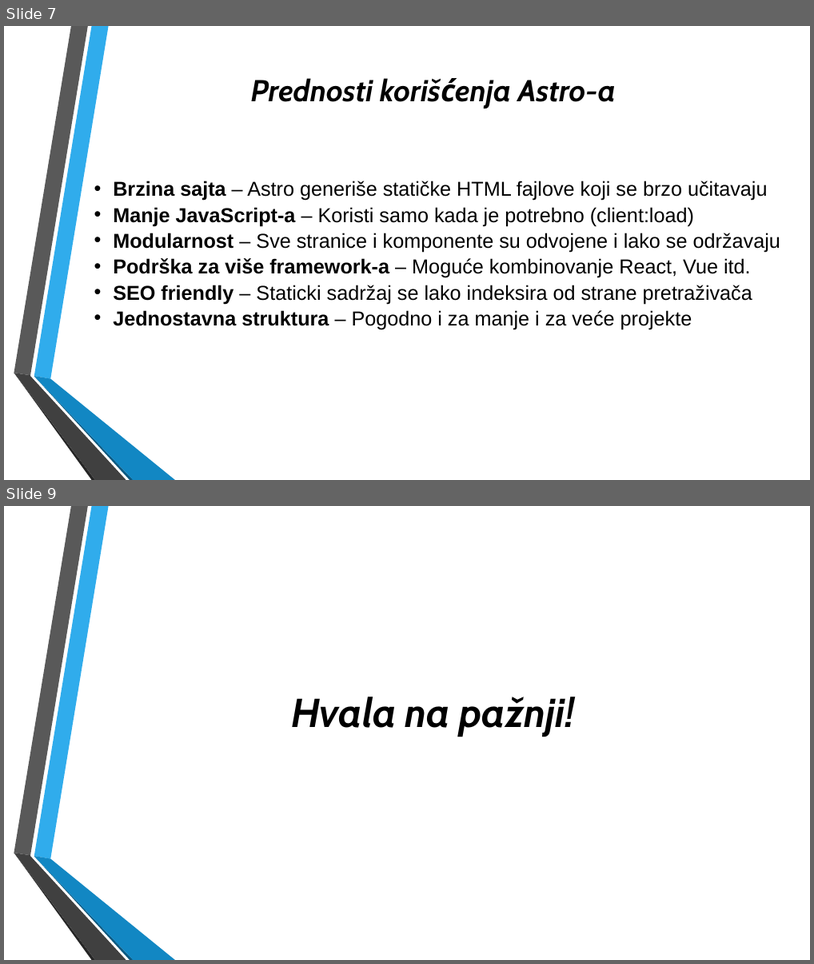
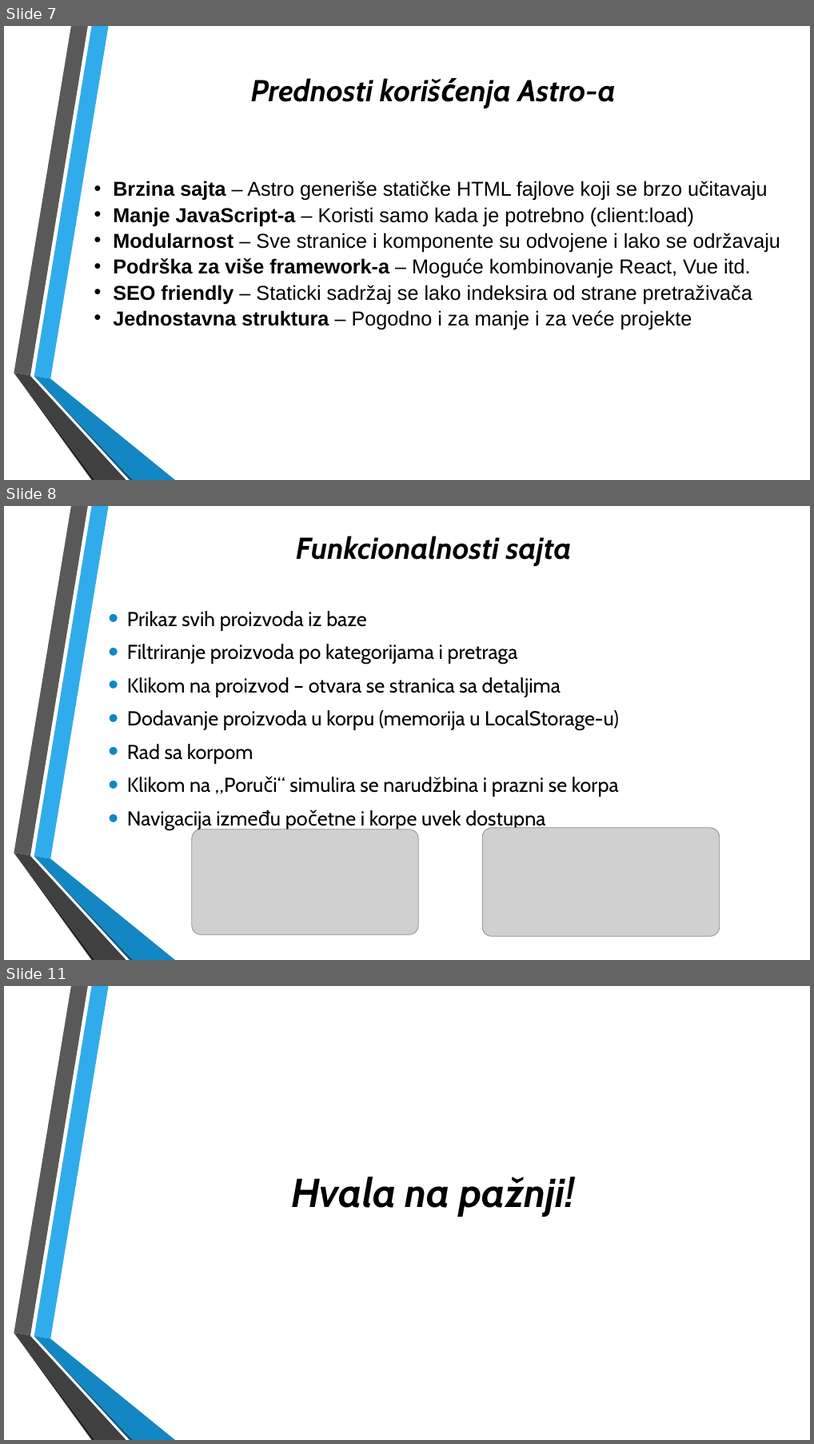
Before and after one commit to AleksaT205/TechStore, a slide deck: Prezentacija.pptx. Shown one above the other, each under a label of ours: slides 7 and 9 before the commit, slides 7, 8 and 11 after it; the slides between them are not shown. The pictures are 814x964 and 814x1444 pixels, drawn with LibreOffice and Linux fonts; fonts in the diff are those of the drawing; grey boxes stand for pictures; background and template pictures are left out. Boxes give left, top, right and bottom in pixels: in the first picture for what was removed or moved away, otherwise in the second. Text is boxed around its words. In the diff, an @@ line names an element or a change of style, - is before the commit and + after.

```diff
--- a/Prezentacija.pptx
+++ b/Prezentacija.pptx
@@ slide 8 added at bbox=[4, 506, 810, 960], background picture (left out); not listed: 6 template elements that a slide beside it also shows @@
@@ title added at bbox=[296, 536, 572, 566], 36 pt, text #000000, bold, italic @@
+Funkcionalnosti sajta
@@ text added at bbox=[127, 611, 619, 830], 24 pt, text #000000 @@
+• Prikaz svih proizvoda iz baze
+• Filtriranje proizvoda po kategorijama i pretraga
+• Klikom na proizvod – otvara se stranica sa detaljima
+• Dodavanje proizvoda u korpu (memorija u LocalStorage-u)
+• Rad sa korpom
+• Klikom na „Poruči“ simulira se narudžbina i prazni se korpa
+• Navigacija između početne i korpe uvek dostupna
@@ picture added at bbox=[192, 829, 419, 934] @@
@@ picture added at bbox=[482, 828, 720, 936] @@
@@ what was slide 9 is now slide 11 @@
```
Also in this commit, not shown: 4 slides changed, 1 other slide added.
